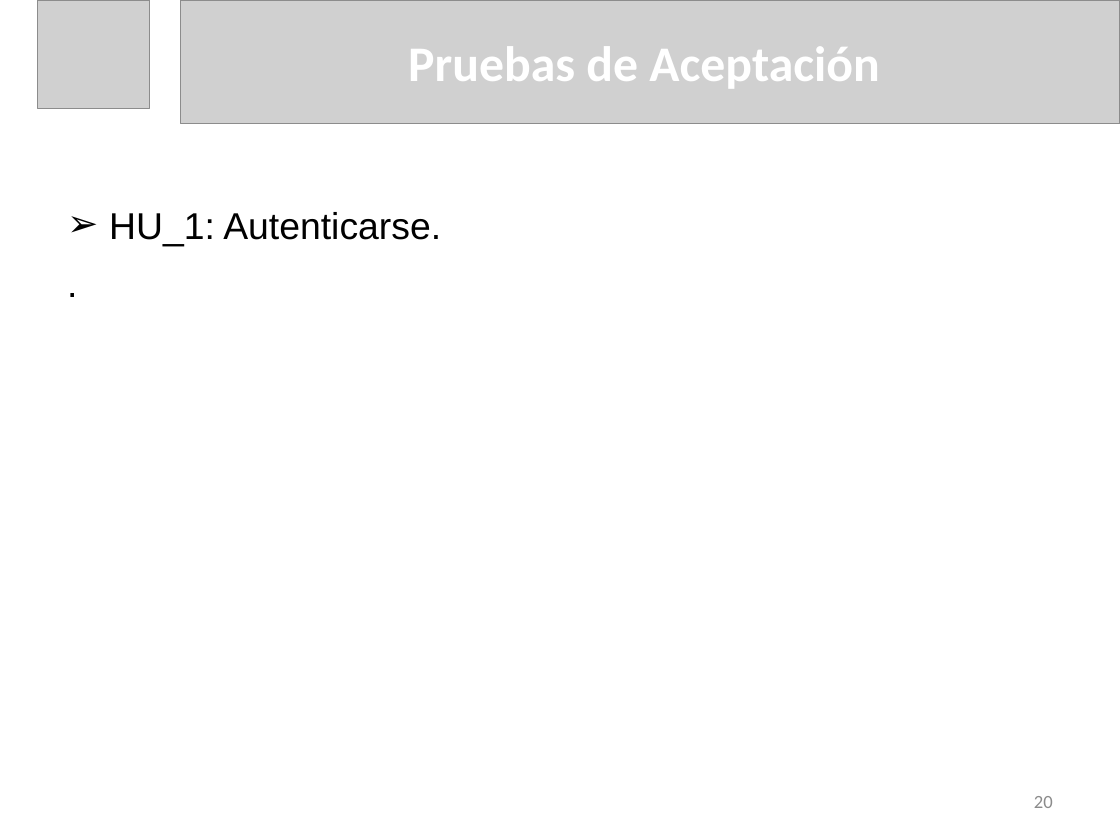
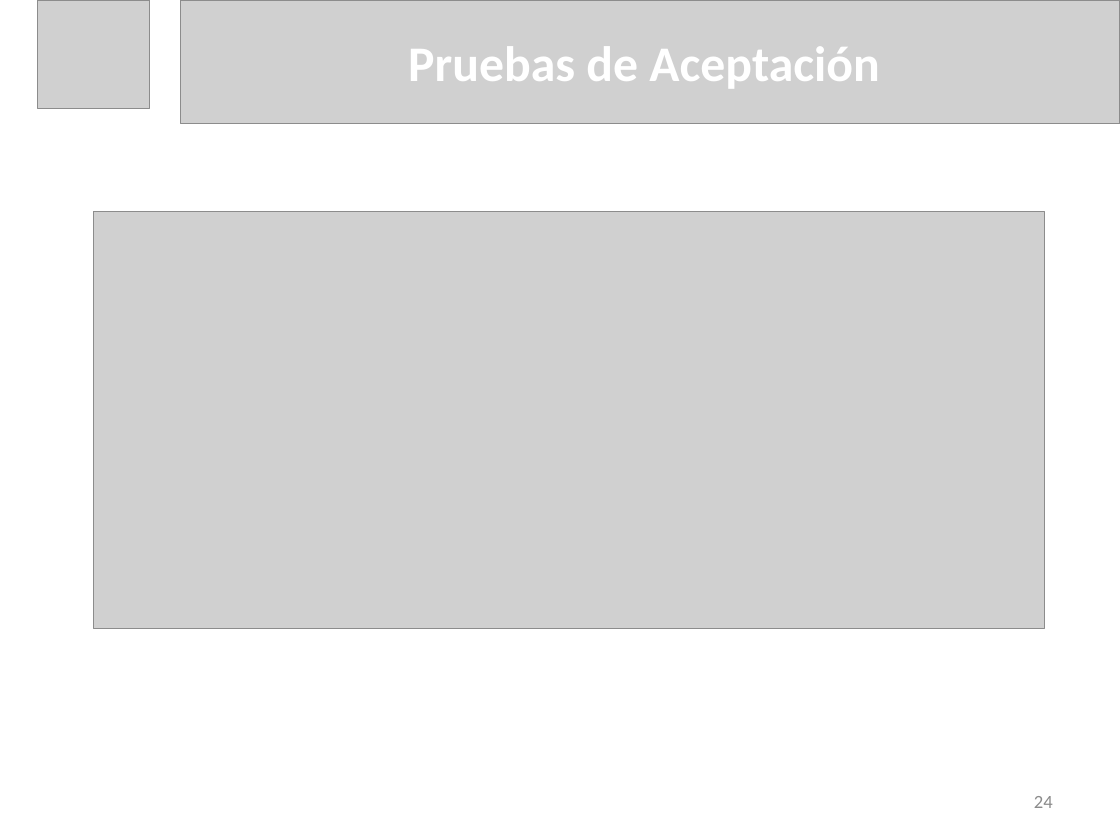
Before and after one commit to dariel-cabrera/MoreCoasts, a slide deck: slide 24 of DOC/Presentacion de Tesis Dariel Cabrera Lopez.pptx (slide 20 before the commit). Drawn at 1120x840 pixels with LibreOffice and Linux fonts; fonts in the diff are those of the drawing; grey boxes stand for pictures. Boxes give left, top, right and bottom in pixels: in the first picture for what was removed or moved away, otherwise in the second. Text is boxed around its words. In the diff, an @@ line names an element or a change of style, - is before the commit and + after.

```diff
--- a/DOC/Presentacion de Tesis Dariel Cabrera Lopez.pptx
+++ b/DOC/Presentacion de Tesis Dariel Cabrera Lopez.pptx
@@ picture added at <box>94,212,1045,628</box> @@
@@ text removed at <box>109,212,441,246</box> @@
-➢ HU_1: Autenticarse.
-.
@@ page number at <box>1034,796,1053,808</box>: text changed @@
-20
+24
```
Also in this commit, not shown: 6 other slides changed, 5 slides added, 26 other files.
